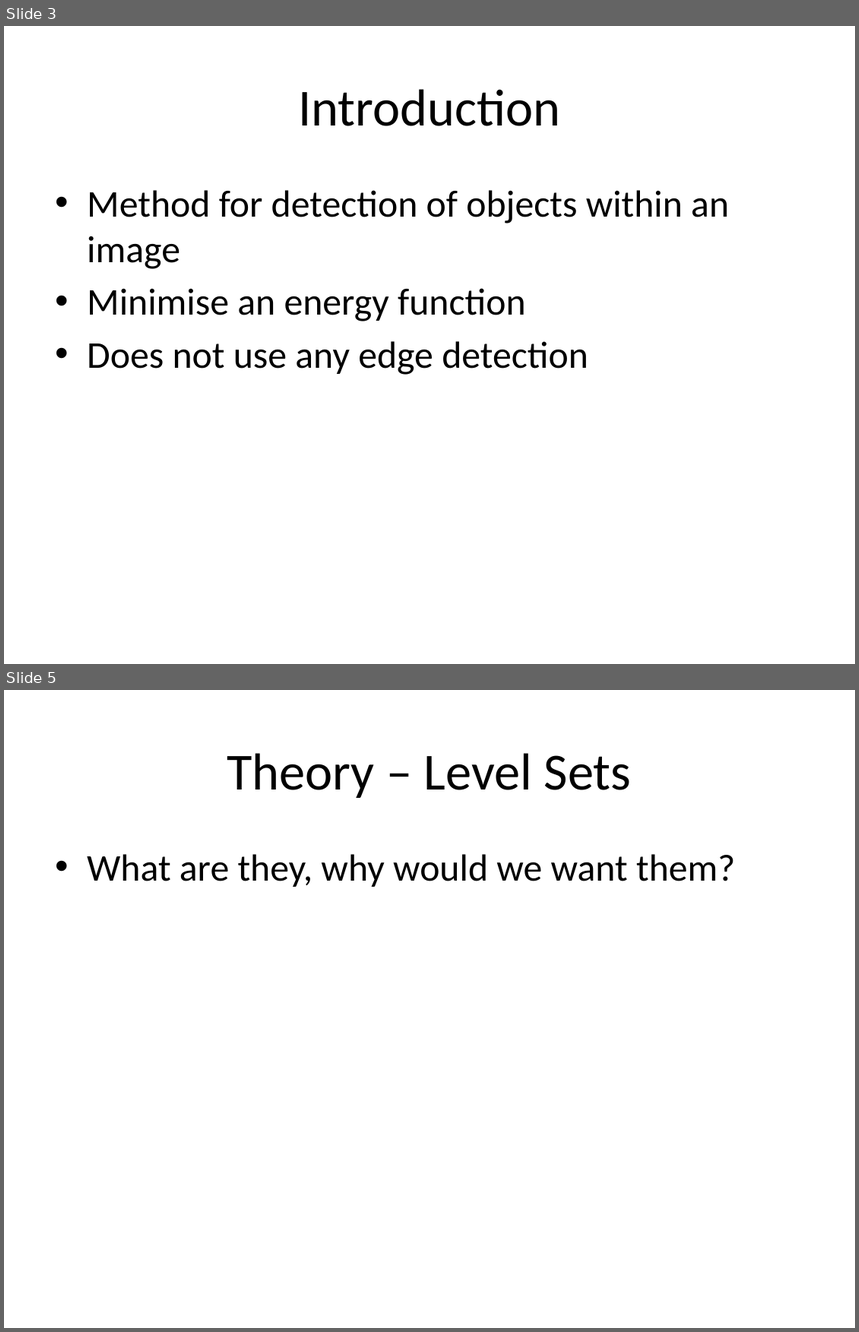
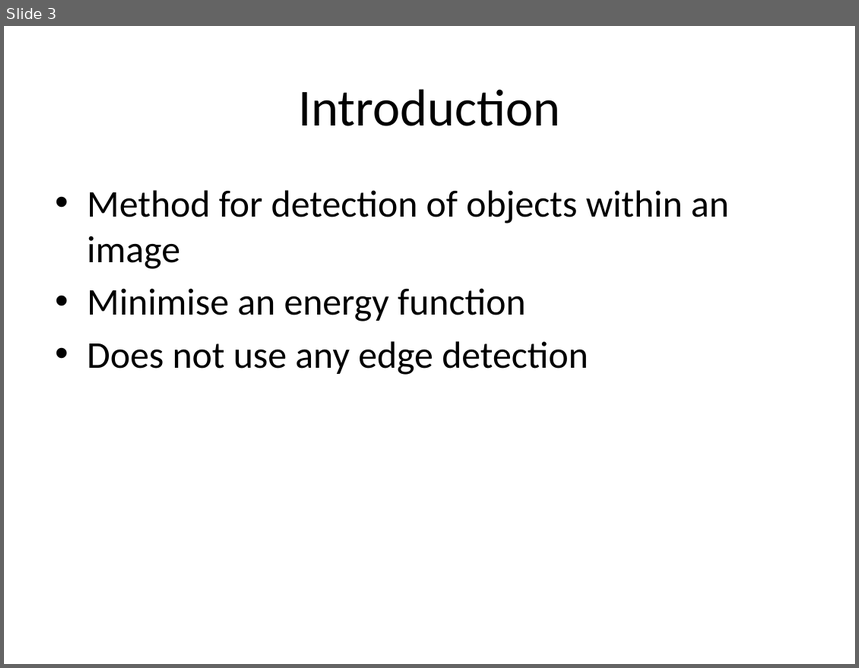
Before and after one commit to michaelwh/activecontnoedge, a slide deck: Active Contours Without Edges.pptx. Shown one above the other, each under a label of ours: slides 3 and 5 before the commit, slide 3 after it; the slides between them are not shown. The pictures are 859x1332 and 859x668 pixels, drawn with LibreOffice and Linux fonts; fonts in the diff are those of the drawing. Boxes give left, top, right and bottom in pixels: in the first picture for what was removed or moved away, otherwise in the second. Text is boxed around its words. In the diff, an @@ line names an element or a change of style, - is before the commit and + after.

```diff
--- a/Active Contours Without Edges.pptx
+++ b/Active Contours Without Edges.pptx
@@ slide 5 removed at (4, 690, 855, 1328), background #FFFFFF @@
@@ title removed at (227, 753, 632, 798) @@
-Theory – Level Sets
@@ text removed at (87, 854, 735, 887) @@
-• What are they, why would we want them?
```
Also in this commit, not shown: 4 slides added, 3 other slides removed.
